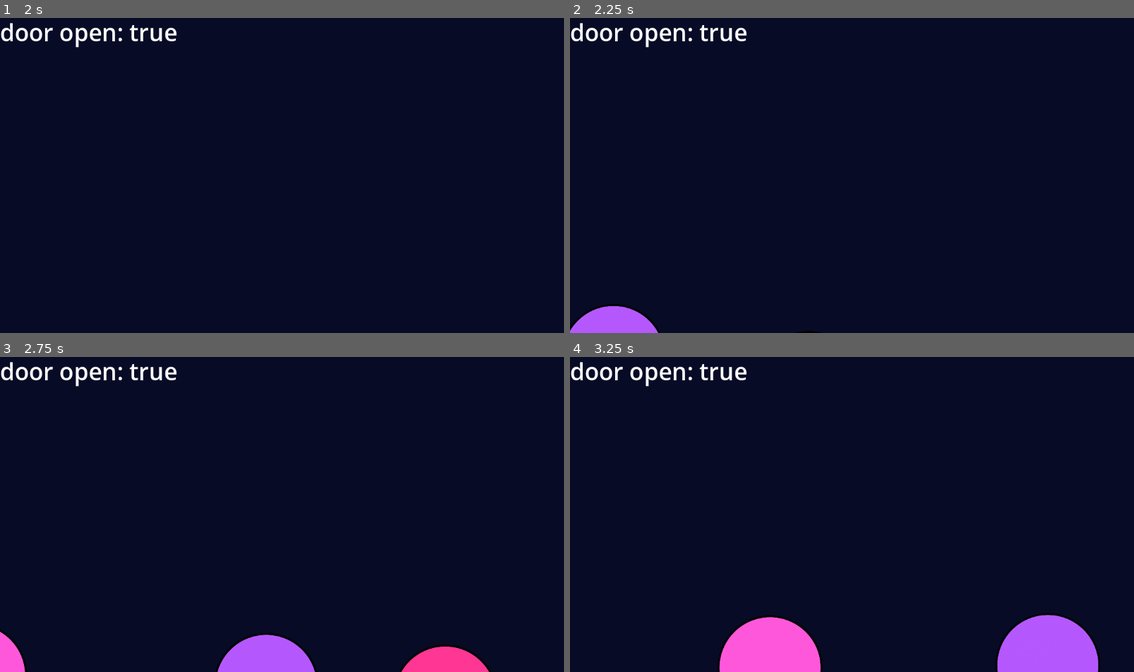
Above: before the commit, frames 1-4 (two rows, left to right).
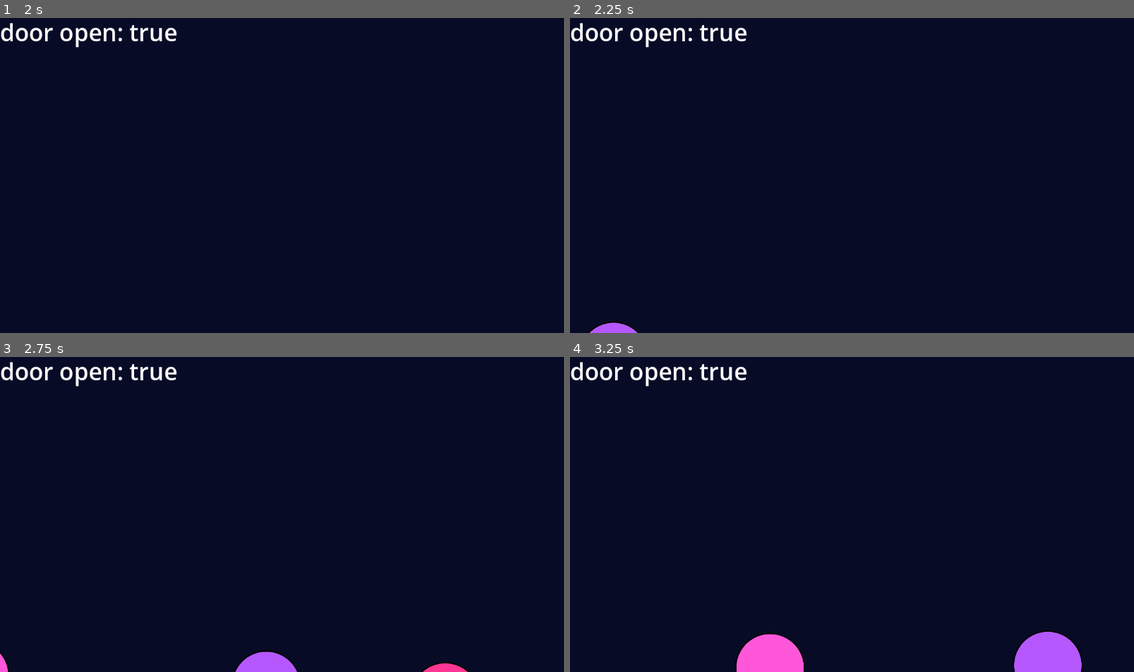
Above: after the commit, the same moments.

Repository: AlikaU/openthedoor
Game: Godot game, scene res://Main.tscn
The game is run twice, just before and just after one commit, with the same random seed, the same clock (stepped at 60 frames per second) and the same inputs.
Inputs:
- Up to frame 1 (2 s): tap Enter (ui_accept) at 0.5, 1.35, 1.52, 1.82 s; hold Enter (ui_accept) 0.53-1.28 s; hold Right (ui_right) from 0.53 s (still down)
- Up to frame 2 (2.25 s): tap Enter (ui_accept) at 2 s; release Right (ui_right) at 2.03 s; hold Left (ui_left) from 2.03 s (still down); hold Enter (ui_accept) from 2.03 s (still down)
- Up to frame 3 (2.75 s): keep holding Left (ui_left); keep holding Enter (ui_accept)
- Up to frame 4 (3.25 s): release Left (ui_left) at 2.78 s; release Enter (ui_accept) at 2.78 s; hold Right (ui_right) from 2.78 s (still down); tap Enter (ui_accept) at 2.85, 3.02 s

Frame 1 is identical in both runs. In frame 2, 0.9% of the frame differs, in the area x 0-45%, y 90-100%; in frame 3, 2.4%; in frame 4, 3.1%, in the area x 26-94%, y 81-100%.

Commit message:
wip player blob

Diff:
--- a/godot-game/Main.tscn
+++ b/godot-game/Main.tscn
@@ -1,10 +1,14 @@
 [gd_scene format=3 uid="uid://jln4uwok5htk"]
 
 [ext_resource type="Script" uid="uid://myivfg2h5f0m" path="res://main.gd" id="1_glv2v"]
+[ext_resource type="PackedScene" uid="uid://4nxob8y1xc6f" path="res://player_blob_1.tscn" id="2_r0du0"]
 [ext_resource type="Script" uid="uid://ca3161f8wfrd1" path="res://bubble_spawner.gd" id="2_uu6xs"]
 
 [node name="World" type="Node2D" unique_id=358204708]
 script = ExtResource("1_glv2v")
+
+[node name="PlayerBlob1" parent="." unique_id=399304156 instance=ExtResource("2_r0du0")]
+position = Vector2(1480, 1158)
 
 [node name="Label" type="Label" parent="." unique_id=1705854184]
 offset_right = 40.0
--- a/godot-game/bubble.tscn
+++ b/godot-game/bubble.tscn
@@ -7,5 +7,5 @@
 script = ExtResource("1_y2db8")
 
 [node name="Sprite2D" type="Sprite2D" parent="." unique_id=1479167390]
-scale = Vector2(0.3, 0.3)
+scale = Vector2(0.2, 0.2)
 texture = ExtResource("1_n2mqj")
--- /dev/null
+++ b/godot-game/player_blob_1.gd
@@ -0,0 +1,34 @@
+extends CharacterBody2D
+
+
+const SPEED = 300.0
+const JUMP_VELOCITY = -400.0
+
+
+func _physics_process(_delta: float) -> void:
+	# Add the gravity.
+	#if not is_on_floor():
+		#velocity += get_gravity() * delta
+
+	# Handle jump.
+	#if Input.is_action_just_pressed("ui_accept") and is_on_floor():
+		#velocity.y = JUMP_VELOCITY
+
+	# Get the input direction and handle the movement/deceleration.
+	# As good practice, you should replace UI actions with custom gameplay actions.
+	#var direction := Input.get_axis("ui_left", "ui_right")
+	#if direction:
+		#velocity.x = direction * SPEED
+	#else:
+		#velocity.x = move_toward(velocity.x, 0, SPEED)
+
+	var dir = Vector2.ZERO
+
+	if Input.is_action_pressed("ui_right"): dir.x += 1
+	if Input.is_action_pressed("ui_left"):  dir.x -= 1
+	if Input.is_action_pressed("ui_down"):  dir.y += 1
+	if Input.is_action_pressed("ui_up"):    dir.y -= 1
+
+	velocity = dir.normalized() * SPEED  # normalized stops diagonal being faster
+
+	move_and_slide()
--- /dev/null
+++ b/godot-game/player_blob_1.tscn
@@ -0,0 +1,17 @@
+[gd_scene format=3 uid="uid://2rcivjy4l62d"]
+
+[ext_resource type="Script" path="res://player_blob_1.gd" id="1_w6fgr"]
+[ext_resource type="Texture2D" uid="uid://dcaap3uveob2u" path="res://circle.png" id="2_gqy5b"]
+
+[sub_resource type="CircleShape2D" id="CircleShape2D_gqy5b"]
+
+[node name="PlayerBlob1" type="CharacterBody2D" unique_id=399304156]
+script = ExtResource("1_w6fgr")
+
+[node name="Sprite2D" type="Sprite2D" parent="." unique_id=2075864865]
+scale = Vector2(0.4, 0.4)
+texture = ExtResource("2_gqy5b")
+
+[node name="CollisionShape2D" type="CollisionShape2D" parent="." unique_id=395498600]
+scale = Vector2(0.3, 0.3)
+shape = SubResource("CircleShape2D_gqy5b")
--- a/godot-game/project.godot
+++ b/godot-game/project.godot
@@ -19,10 +19,6 @@
 
 DoorInput="*uid://dsxtefhqg88ix"
 
-[display]
-
-window/size/mode=2
-
 [physics]
 
 3d/physics_engine="Jolt Physics"
Not shown, added: godot-game/player_blob_1.gd.uid
